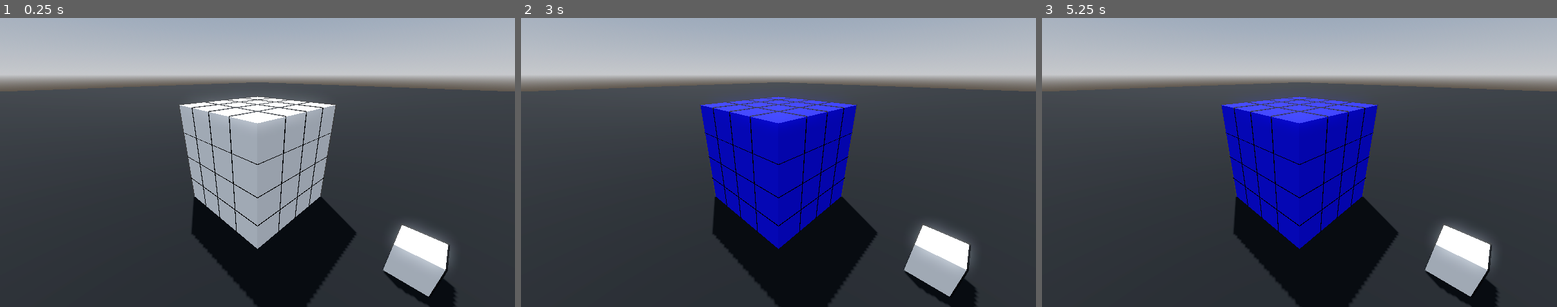
Above: before the commit, frames 1-3 (left to right).
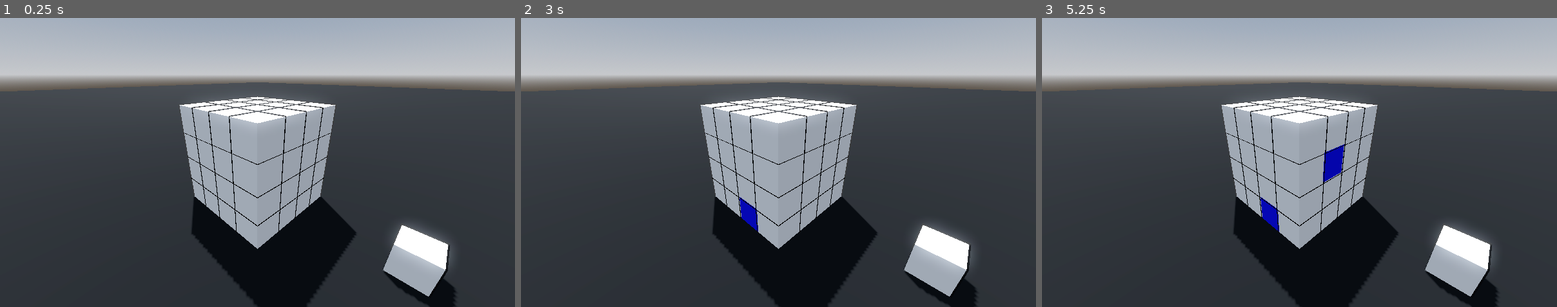
Above: after the commit, the same moments.

Repository: WingusInbound/3D-Tic-Tac-Toe
Game: Godot game, scene res://main.tscn
Two runs of this game, one before a commit and one after it. Both use one fixed random seed, a clock stepped at 60 frames per second and the inputs below.
Inputs (mouse positions are in pixels of both pictures, inside the frame that each line leads up to):
- Up to frame 1 (0.25 s): no input
- Up to frame 2 (3 s): tap Enter at 0.5, 2 s; move the mouse to (891, 148) at 0.52 s; press the mouse at (891, 148) at 0.53 s; tap Space at 1.25, 2.75 s; move the mouse to (675, 176) at 1.27 s; release the mouse at (675, 176) at 1.28 s; click (675, 176) at 1.35 s; move the mouse to (830, 98) at 2.02 s; press the mouse at (830, 98) at 2.03 s; move the mouse to (752, 220) at 2.77 s; release the mouse at (752, 220) at 2.78 s; click (752, 220) at 2.85 s
- Up to frame 3 (5.25 s): tap Enter at 3.5 s; move the mouse to (1454, 205) at 3.52 s; press the mouse at (1454, 205) at 3.53 s; tap Space at 4.25 s; move the mouse to (1145, 119) at 4.27 s; release the mouse at (1145, 119) at 4.28 s; click (1145, 119) at 4.35 s; move the mouse to (1325, 162) at 5.02 s; press the mouse at (1325, 162) at 5.03 s

The runs differ from the first frame. In frame 1, less than 0.1% of the frame differs, in the area x 48-52%, y 69-70%; in frame 2, 11%, in the area x 34-66%, y 27-80%; in frame 3, 10%.

Commit message:
cube, player can select and highlight squares

Diff:
--- /dev/null
+++ b/Assets/square.tres
@@ -0,0 +1,6 @@
+[gd_resource type="BoxMesh" load_steps=2 format=3 uid="uid://b4i2cd8xiila3"]
+
+[sub_resource type="StandardMaterial3D" id="StandardMaterial3D_a7p37"]
+
+[resource]
+material = SubResource("StandardMaterial3D_a7p37")
--- /dev/null
+++ b/Assets/square_material_override.tres
@@ -0,0 +1,3 @@
+[gd_resource type="StandardMaterial3D" format=3 uid="uid://1jo6dchnsdgp"]
+
+[resource]
--- a/Scenes/square.tscn
+++ b/Scenes/square.tscn
@@ -1,17 +1,7 @@
-[gd_scene load_steps=7 format=4 uid="uid://phuekkypyokb"]
+[gd_scene load_steps=6 format=4 uid="uid://phuekkypyokb"]
 
-[ext_resource type="Script" path="res://Scripts/square_template.gd" id="1_a52pp"]
-
-[sub_resource type="StandardMaterial3D" id="StandardMaterial3D_fq5se"]
-emission = Color(1, 0, 0, 1)
-emission_energy_multiplier = 0.0
-rim = 0.0
-rim_tint = 0.0
-clearcoat_enabled = true
-backlight = Color(0.835718, 3.22476e-06, 7.70092e-07, 1)
-refraction_scale = 1.0
-
-[sub_resource type="BoxMesh" id="BoxMesh_em6nd"]
+[ext_resource type="Script" path="res://Scripts/square.gd" id="1_a52pp"]
+[ext_resource type="BoxMesh" uid="uid://b4i2cd8xiila3" path="res://Assets/square.tres" id="2_fq6ps"]
 
 [sub_resource type="StandardMaterial3D" id="StandardMaterial3D_qqwyf"]
 albedo_color = Color(0, 0, 0, 1)
@@ -38,8 +28,7 @@
 
 [node name="MeshInstance3D" type="MeshInstance3D" parent="."]
 transform = Transform3D(1, 0, 0, 0, 1, 0, 0, 0, 1, 0.5, 0.5, 0.5)
-material_override = SubResource("StandardMaterial3D_fq5se")
-mesh = SubResource("BoxMesh_em6nd")
+mesh = ExtResource("2_fq6ps")
 
 [node name="MeshInstance3D" type="MeshInstance3D" parent="MeshInstance3D"]
 material_override = SubResource("StandardMaterial3D_qqwyf")
--- a/Scripts/square_template.gd
+++ b/Scripts/square.gd
@@ -1,6 +1,7 @@
 extends Node3D
 
 @onready var mesh: MeshInstance3D = $MeshInstance3D
+@onready var mesh_material: StandardMaterial3D = preload("res://Assets/square_material_override.tres")
 
 @export var highlight_color: Color
 @export var color: Color
@@ -18,6 +19,7 @@
 
 
 func _on_area_3d_mouse_entered() -> void:
+	mesh.material_override = mesh_material
 	mesh.material_override.albedo_color = highlight_color
 
 
@@ -25,11 +27,12 @@
 	if selected:
 		return
 	else:
-		mesh.material_override.albedo_color = color
+		mesh.material_override = null
 
 
 func _on_area_3d_input_event(camera: Node, event: InputEvent, event_position: Vector3, normal: Vector3, shape_idx: int) -> void:
 	if event.is_action_pressed("left_click"):
 		print("Left Clicked")
+		mesh.material_override = mesh_material
 		mesh.material_override.albedo_color = highlight_color
 		selected = true
--- a/main.tscn
+++ b/main.tscn
@@ -1,7 +1,7 @@
 [gd_scene load_steps=12 format=4 uid="uid://dd15sdagi3yeb"]
 
 [ext_resource type="PackedScene" uid="uid://phuekkypyokb" path="res://Scenes/square.tscn" id="1_thsku"]
-[ext_resource type="Script" path="res://Scripts/square_template.gd" id="2_7qxm6"]
+[ext_resource type="Script" path="res://Scripts/square.gd" id="2_7qxm6"]
 
 [sub_resource type="StandardMaterial3D" id="StandardMaterial3D_oef75"]
 albedo_color = Color(0, 0, 0, 1)
